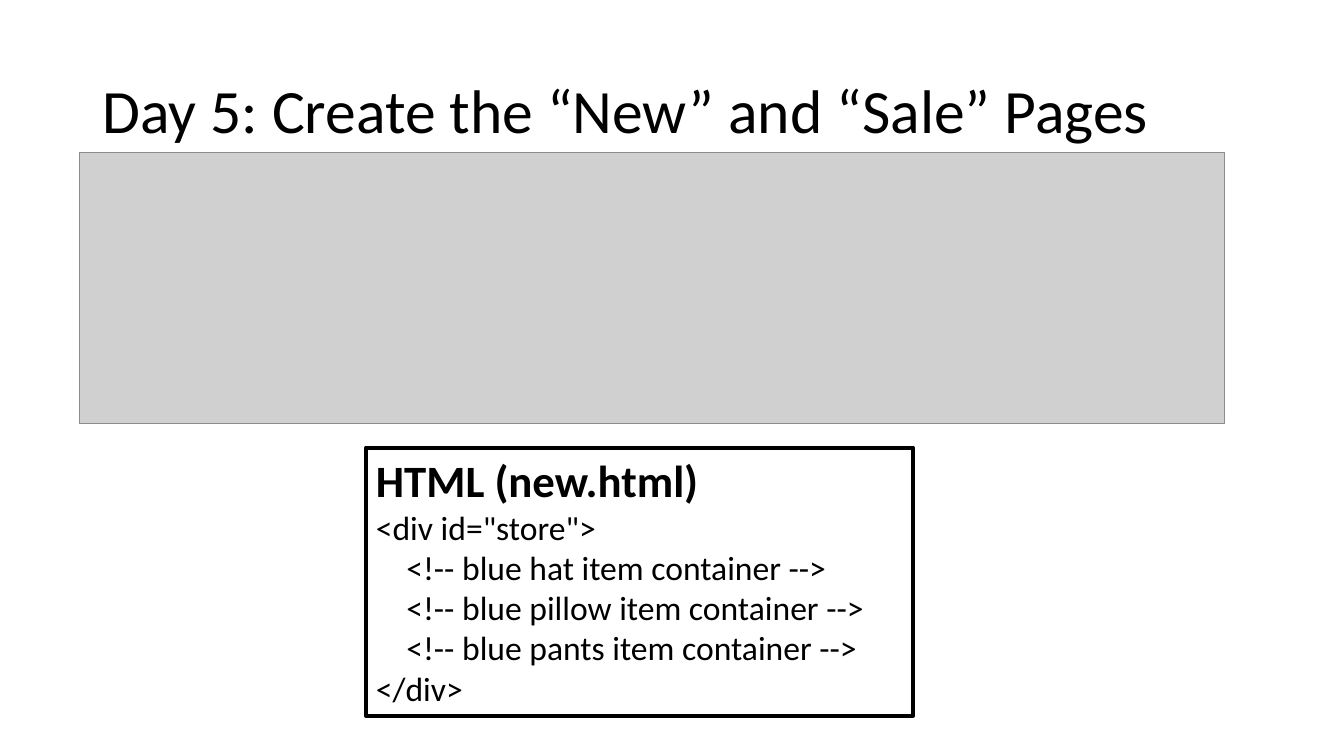
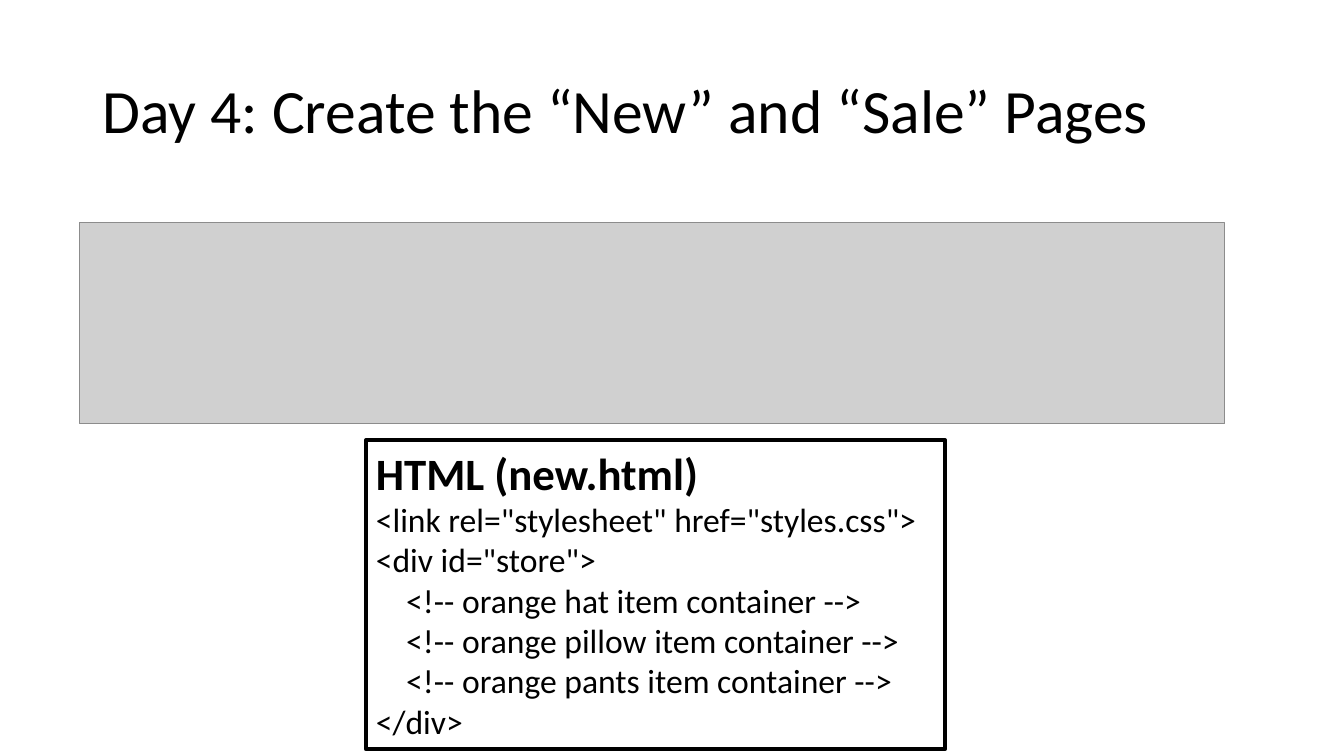
Before and after one commit to MrJoshGross/Course-Curricular-Material, a slide deck: slide 10 of Computer Science Discoveries/Projects/Project 3/Project 3 Checklist.pptx (slide 11 before the commit). Drawn at 1344x756 pixels with LibreOffice and Linux fonts; fonts in the diff are those of the drawing; grey boxes stand for pictures. Boxes give left, top, right and bottom in pixels: in the first picture for what was removed or moved away, otherwise in the second. Text is boxed around its words. In the diff, an @@ line names an element or a change of style, - is before the commit and + after.

```diff
--- a/Computer Science Discoveries/Projects/Project 3/Project 3 Checklist.pptx
+++ b/Computer Science Discoveries/Projects/Project 3/Project 3 Checklist.pptx
@@ title at <box>102,88,1148,144</box>: text changed @@
-Day 5: Create the “New” and “Sale” Pages
+Day 4: Create the “New” and “Sale” Pages
@@ picture: place and size @@
-picture at <box>80,152,1225,423</box>
+picture at <box>80,223,1225,423</box>
@@ rectangle "HTML (new.html)": place and size @@
-rectangle "HTML (new.html)" at <box>366,448,913,716</box>
+rectangle "HTML (new.html)" at <box>366,441,946,749</box>
@@ text in rectangle at <box>376,508,916,538</box>: paragraph added @@
+<link rel="stylesheet" href="styles.css">
@@ text in rectangle at <box>462,589,854,699</box>: text changed @@
-<!-- blue hat item container -->
-<!-- blue pillow item container -->
-<!-- blue pants item container -->
+<!-- orange hat item container -->
+<!-- orange pillow item container -->
+<!-- orange pants item container -->
```
Also in this commit, not shown: 7 other slides changed, 1 slide added, 1 other file.
